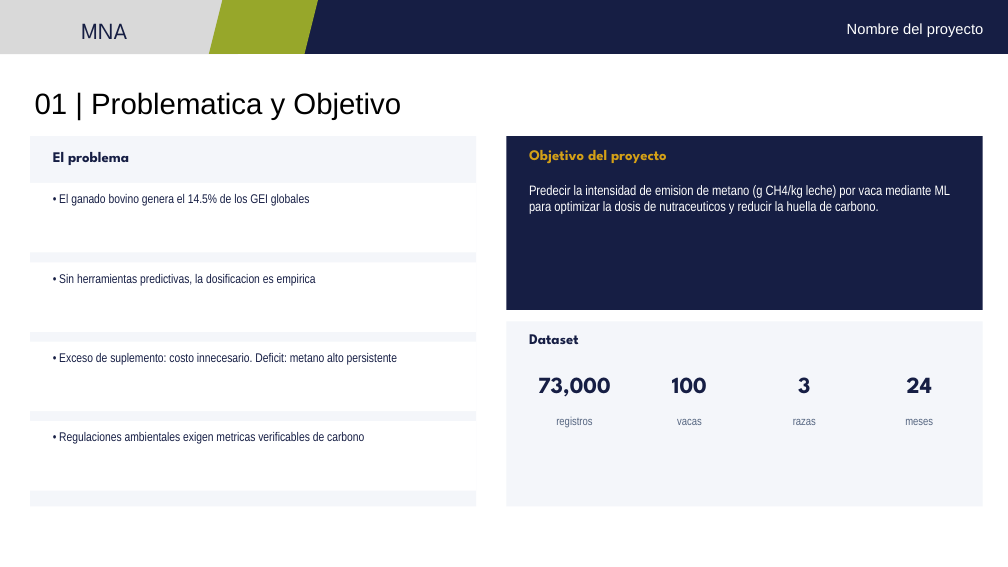
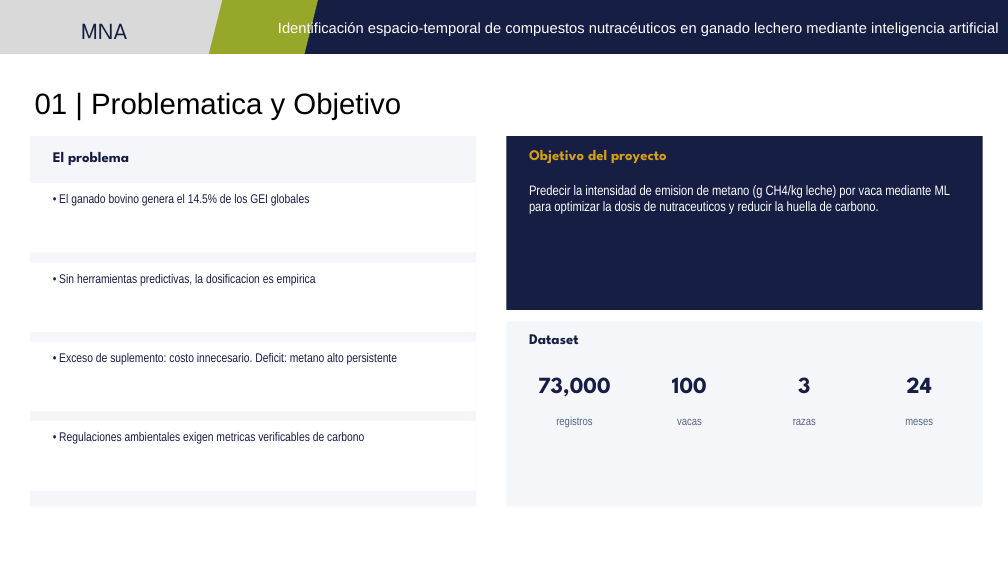
Before and after one commit to jperezg86/ml-nutraceuticos-ganado-lechero, a slide deck: slide 3 of docs/Presentacion_E6_v2_Equipo48.pptx (slide 4 before the commit). Drawn at 1008x567 pixels with LibreOffice and Linux fonts; fonts in the diff are those of the drawing. Boxes give left, top, right and bottom in pixels: in the first picture for what was removed or moved away, otherwise in the second. Text is boxed around its words. In the diff, an @@ line names an element or a change of style, - is before the commit and + after.

```diff
--- a/docs/Presentacion_E6_v2_Equipo48.pptx
+++ b/docs/Presentacion_E6_v2_Equipo48.pptx
@@ text added at [278,21,999,36], 14 pt, text #FFFFFF @@
+Identificación espacio-temporal de compuestos nutracéuticos en ganado lechero mediante inteligencia artificial
@@ text removed at [847,23,983,37] @@
-Nombre del proyecto
```
Also in this commit, not shown: 13 other slides changed, 1 slide removed.
